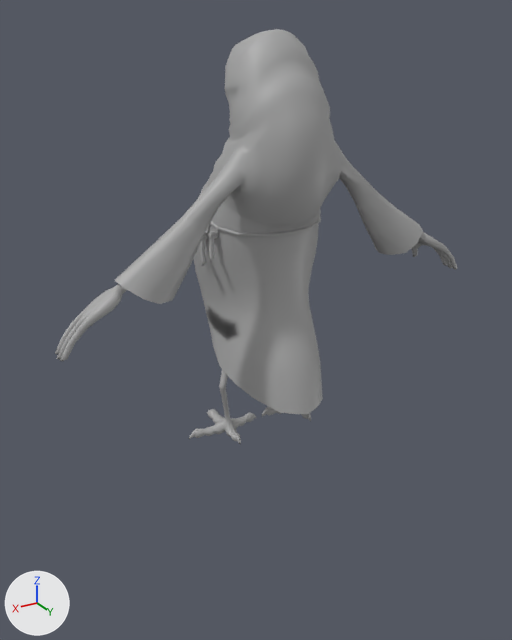
A saved change to the FBX model Assets/Art/Characters/Mommotti/Animation/Anim_Mommotti_Idle_Rough.fbx.
Before and after are seen from a 50 mm lens placed at (1.62, 2.62, 1.87), pointed at (0.24, 0.34, 0.73). The axes (+X, +Y, +Z) are drawn at lower left. The lights are the same throughout. Mesh edges are drawn as thin lines on the coarser meshes. Where no turn or scale is listed for an object, it has been applied to the vertices.

Objects in the first picture: 'Mommotti_ControlsV2_Oskar:Mommotti'.
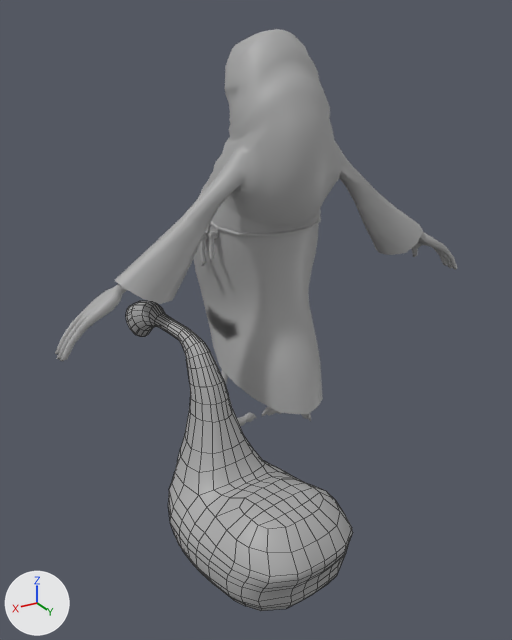
Pixel boxes [x1, y1, x2, y2] of what changed, in the pictures (512 x 640 px):
```json
{"object": "Mommotti_ControlsV2_Oskar:Mommotti_Sack_LocatorV2_other1:MommottiSack", "change": "added", "after": [126, 301, 353, 611]}
```

The change, as JSON lines over the scene's bpy script:
```json
{"op": "add", "block": "me_mesh_001", "code": ["me_mesh_001 = bpy.data.meshes.new('Mesh.001')", "me_mesh_001.from_pydata(...)  # 702 vertices, 700 faces; spans x -0.359..0.213, y -0.313..0.872, z -0.76..0.055", "me_mesh_001.materials.append(mat_standardsurface1)  # grey #aaaaaa"]}
{"op": "add", "block": "ob_mommotti_controlsv2_oskar_mommotti_sack_locatorv2_other1_mommottisack", "code": ["ob_mommotti_controlsv2_oskar_mommotti_sack_locatorv2_other1_mommottisack = bpy.data.objects.new('Mommotti_ControlsV2_Oskar:Mommotti_Sack_LocatorV2_other1:MommottiSack', me_mesh_001)", "ob_mommotti_controlsv2_oskar_mommotti_sack_locatorv2_other1_mommottisack.location = (0.581, 0.271, 0.748)"]}
```
